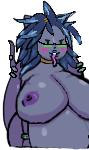
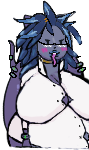
Revision of a layered 89 × 150 image; what changed, layer by layer:
added layer "TeachersOutfit" above "MaidOutfit" over [7, 44, 89, 150]
